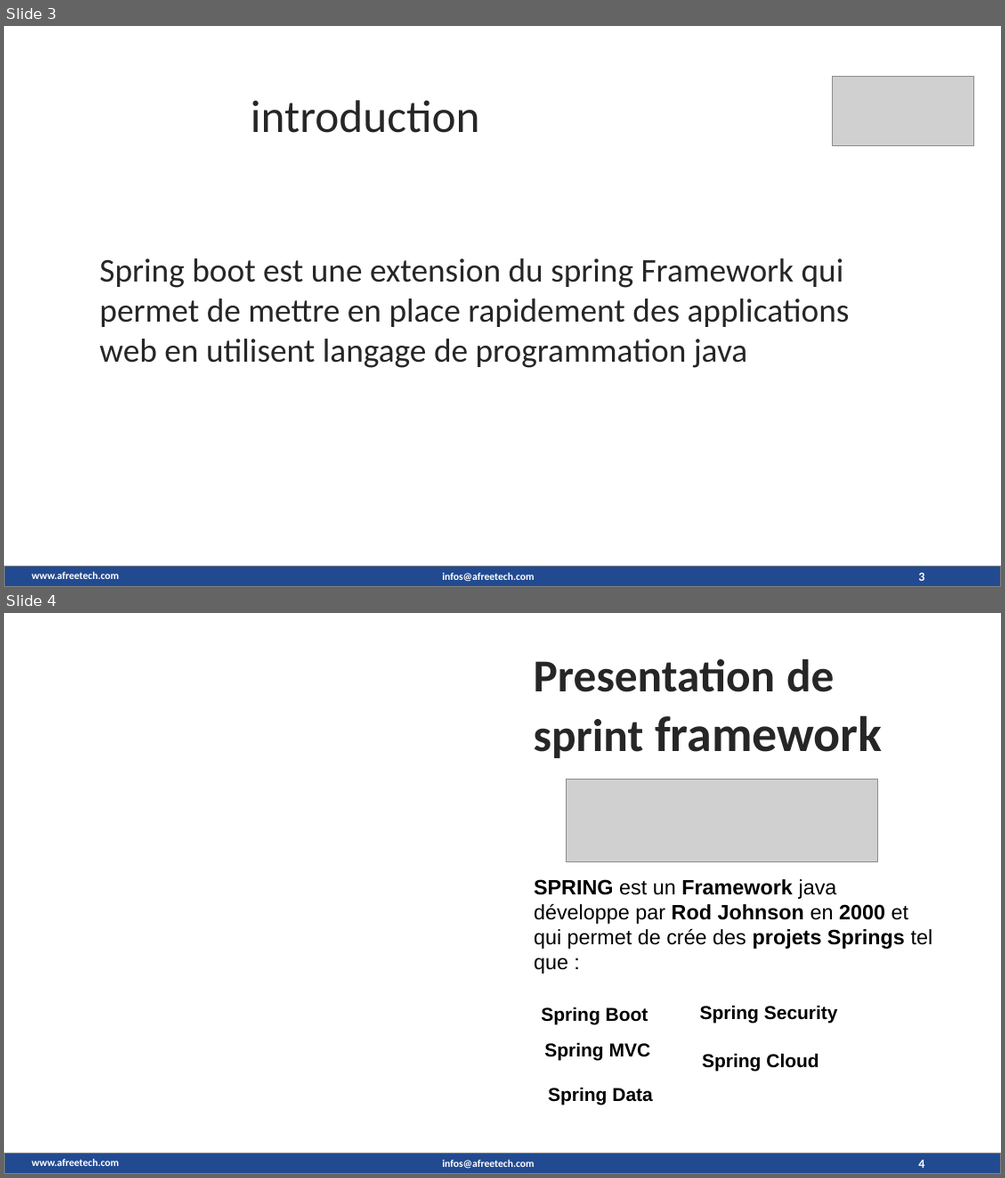
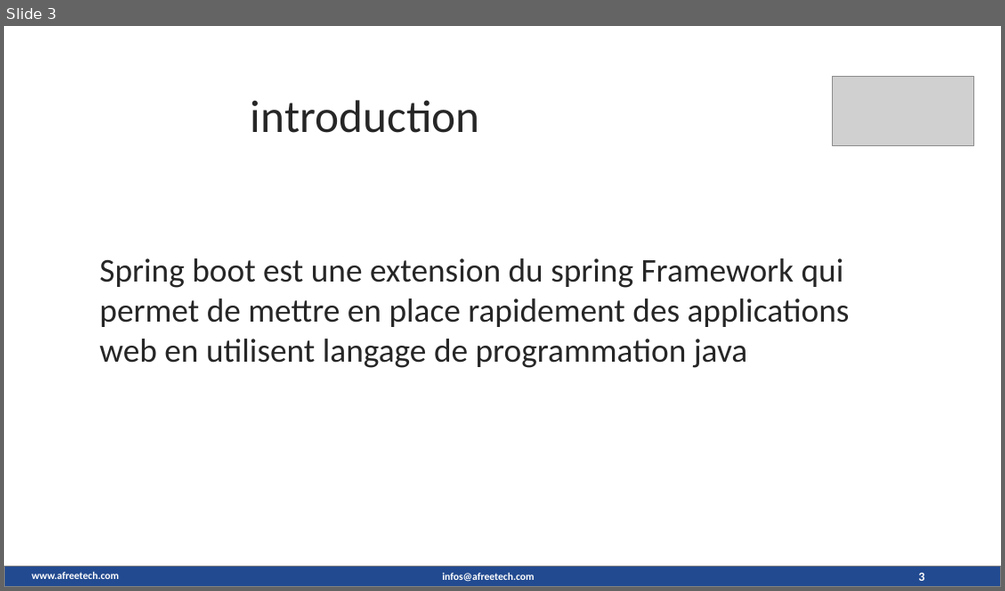
Before and after one commit to maximedorlin/maximedorlin, a slide deck: sprint boot.pptx. Shown one above the other, each under a label of ours: slides 3 and 4 before the commit, slide 3 after it. The pictures are 1005x1178 and 1005x591 pixels, drawn with LibreOffice and Linux fonts; fonts in the diff are those of the drawing; grey boxes stand for pictures; background and template pictures are left out. Boxes give left, top, right and bottom in pixels: in the first picture for what was removed or moved away, otherwise in the second. Text is boxed around its words. In the diff, an @@ line names an element or a change of style, - is before the commit and + after.

```diff
--- a/sprint boot.pptx
+++ b/sprint boot.pptx
@@ slide 4 removed at (x1=4, y1=613, x2=1001, y2=1174), background picture (left out); not listed: 3 template elements that a slide beside it also shows @@
@@ text removed at (x1=534, y1=659, x2=882, y2=758) @@
-Presentation de sprint framework
@@ picture removed at (x1=566, y1=779, x2=877, y2=861) @@
@@ text removed at (x1=534, y1=879, x2=933, y2=973) @@
-SPRING est un Framework java développe par Rod Johnson en 2000 et qui permet de crée des projets Springs tel que :
@@ text removed at (x1=541, y1=1006, x2=648, y2=1024) @@
-Spring Boot
@@ text removed at (x1=700, y1=1005, x2=838, y2=1023) @@
-Spring Security
@@ text removed at (x1=544, y1=1042, x2=651, y2=1061) @@
-Spring MVC
@@ text removed at (x1=702, y1=1053, x2=818, y2=1071) @@
-Spring Cloud
@@ text removed at (x1=548, y1=1086, x2=652, y2=1104) @@
-Spring Data
@@ page number removed at (x1=918, y1=1159, x2=924, y2=1167) @@
-4
```
Also in this commit, not shown: 10 slides changed, 3 slides added.
